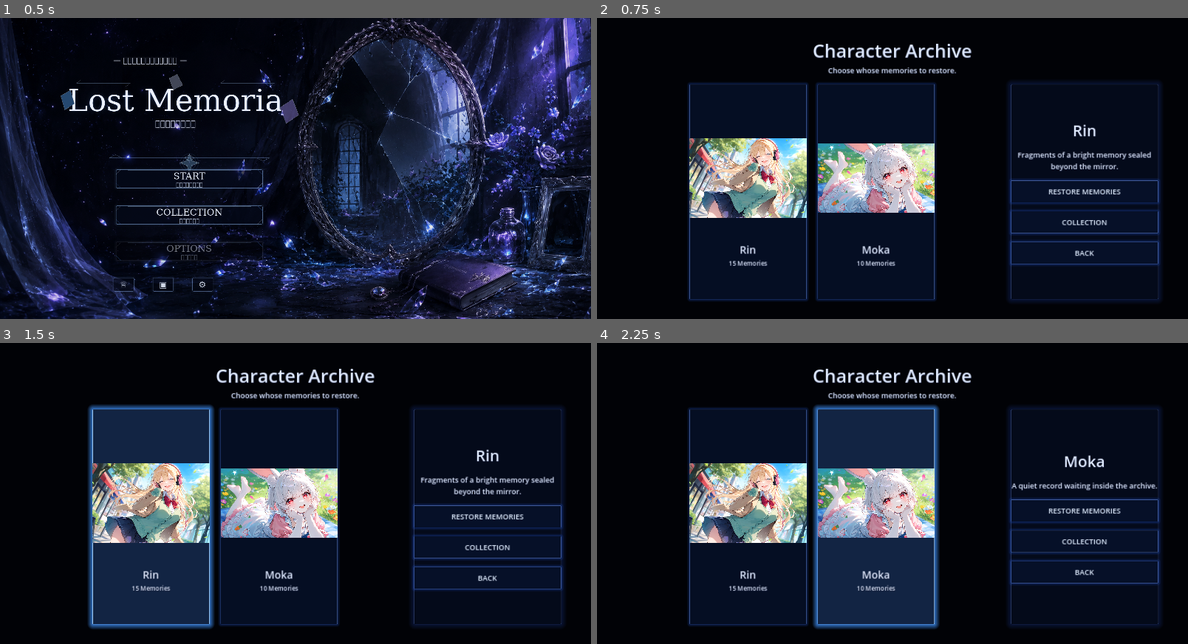
Above: before the commit, frames 1-4 (two rows, left to right).
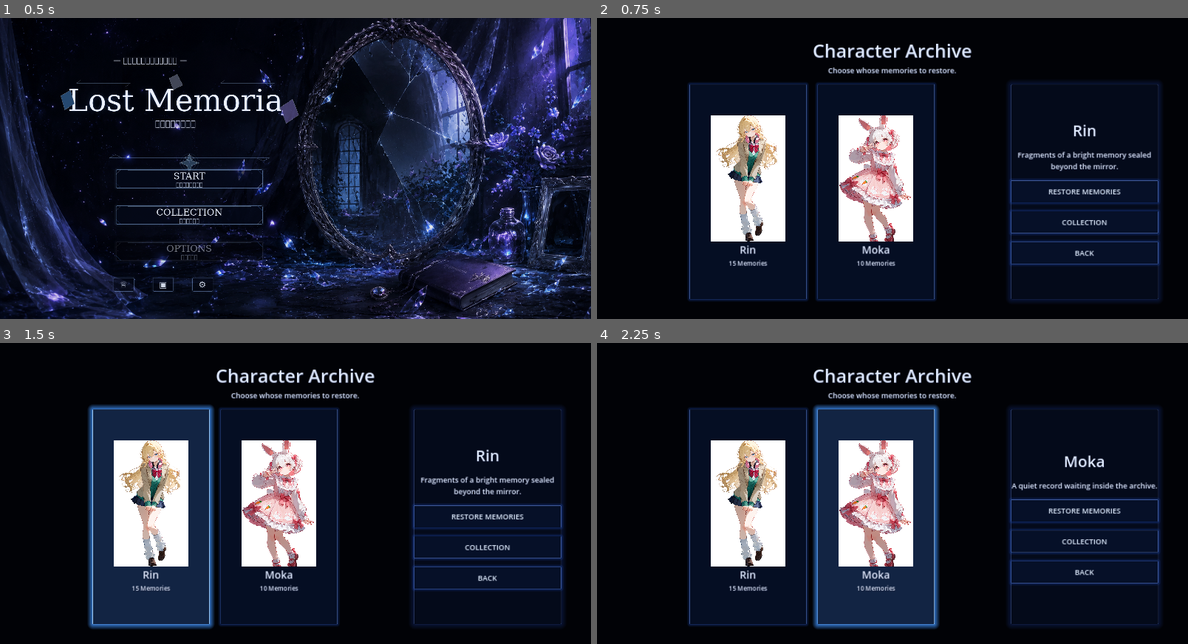
Above: after the commit, the same moments.

Repository: uzupiyo/Lost-Memoria
Game: Godot game, scene res://scenes/title/title.tscn
The game is run twice, just before and just after one commit, with the same random seed, the same clock (stepped at 60 frames per second) and the same inputs.
Inputs (mouse positions are in pixels of both pictures, inside the frame that each line leads up to):
- Up to frame 1 (0.5 s): no input
- Up to frame 2 (0.75 s): click (786, 177) at 0.5 s
- Up to frame 3 (1.5 s): click (153, 517) at 1.27 s
- Up to frame 4 (2.25 s): click (874, 517) at 2.02 s

Frame 1 is identical in both runs. In frame 2, 14% of the frame differs, in the area x 15-58%, y 32-75%; in frame 3, 14%; in frame 4, 14%.

Commit message:
Add character portrait frame and effect paths

Diff:
--- a/scripts/game_state.gd
+++ b/scripts/game_state.gd
@@ -11,13 +11,17 @@
 	"Rin": {
 		"name": "Rin",
 		"display_name": "Rin",
-		"portrait_path": "res://assets/ui/characters/Rin_portrait_card.png",
+		"portrait_path": "res://assets/ui/characters/portraits/Rin_portrait.webp",
+		"frame_path": "res://assets/ui/characters/frames/mirror_frame_01_blue.png",
+		"effect_path": "res://assets/ui/characters/effects/portrait_effect_01_blue.png",
 		"description": "Fragments of a bright memory sealed beyond the mirror."
 	},
 	"Moka": {
 		"name": "Moka",
 		"display_name": "Moka",
-		"portrait_path": "res://assets/ui/characters/Moka_portrait_card.png",
+		"portrait_path": "res://assets/ui/characters/portraits/Moka_portrait.webp",
+		"frame_path": "res://assets/ui/characters/frames/mirror_frame_06_purple.png",
+		"effect_path": "res://assets/ui/characters/effects/portrait_effect_06_purple.png",
 		"description": "A quiet record waiting inside the archive."
 	}
 }
